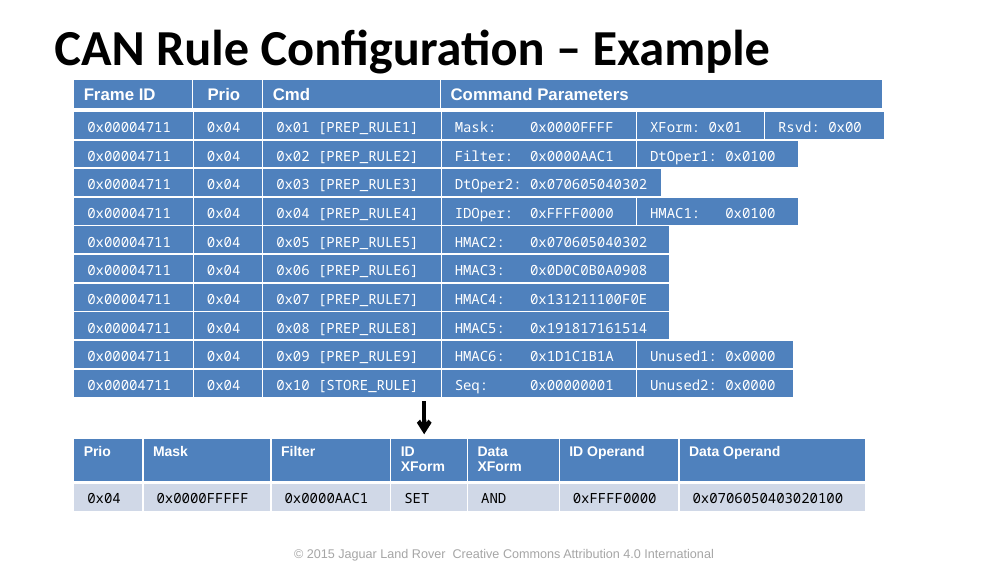
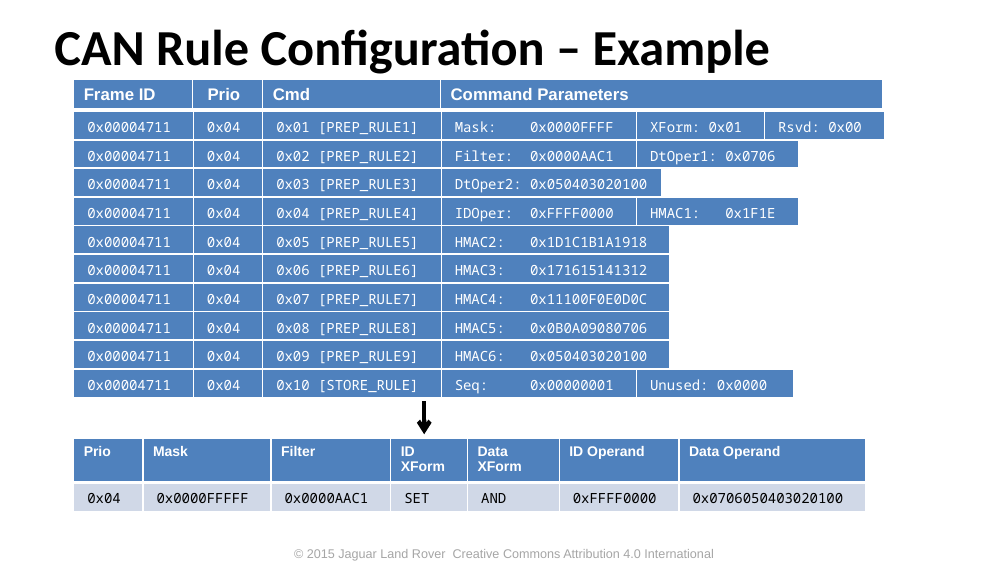
Before and after one commit to PDXostc/canfw, a slide deck: slide 20 of doc/CAN Firewall.pptx. Drawn at 1008x567 pixels with LibreOffice and Linux fonts; fonts in the diff are those of the drawing; background and template pictures are left out. Boxes give left, top, right and bottom in pixels: in the first picture for what was removed or moved away, otherwise in the second. Text is boxed around its words. In the diff, an @@ line names an element or a change of style, - is before the commit and + after.

Commit message:
Little endian of all bitfields. Fixed HMAC length
All multi-frame bitfields are now little endian to facilitate easy roll
out in memory.
Removed unused1 and expanded HMAC to 256 bits (was 240 bits)

```diff
--- a/doc/CAN Firewall.pptx
+++ b/doc/CAN Firewall.pptx
@@ table at (74,140,798,169) @@
-row 1, column 5: DtOper1: 0x0100
+row 1, column 5: DtOper1: 0x0706
@@ table at (74,168,662,198) @@
-row 1, column 4: DtOper2: 0x070605040302
+row 1, column 4: DtOper2: 0x050403020100
@@ table at (74,198,798,227) @@
-row 1, column 5: HMAC1: 0x0100
+row 1, column 5: HMAC1: 0x1F1E
@@ table at (74,226,670,255) @@
-row 1, column 4: HMAC2: 0x070605040302
+row 1, column 4: HMAC2: 0x1D1C1B1A1918
@@ table at (74,255,670,284) @@
-row 1, column 4: HMAC3: 0x0D0C0B0A0908
+row 1, column 4: HMAC3: 0x171615141312
@@ table at (74,283,670,312) @@
-row 1, column 4: HMAC4: 0x131211100F0E
+row 1, column 4: HMAC4: 0x11100F0E0D0C
@@ table at (74,311,670,341) @@
-row 1, column 4: HMAC5: 0x191817161514
+row 1, column 4: HMAC5: 0x0B0A09080706
@@ table at (74,341,670,370) @@
-column 4: HMAC6: 0x1D1C1B1A
-column 5: Unused1: 0x0000
+column 4: HMAC6: 0x050403020100
@@ table: place and size @@
-table at (74,341,794,370)
+table at (74,341,670,370)
@@ table at (74,369,794,398) @@
-row 1, column 5: Unused2: 0x0000
+row 1, column 5: Unused: 0x0000
```
Also in this commit, not shown: 10 other slides changed, 1 other file.
